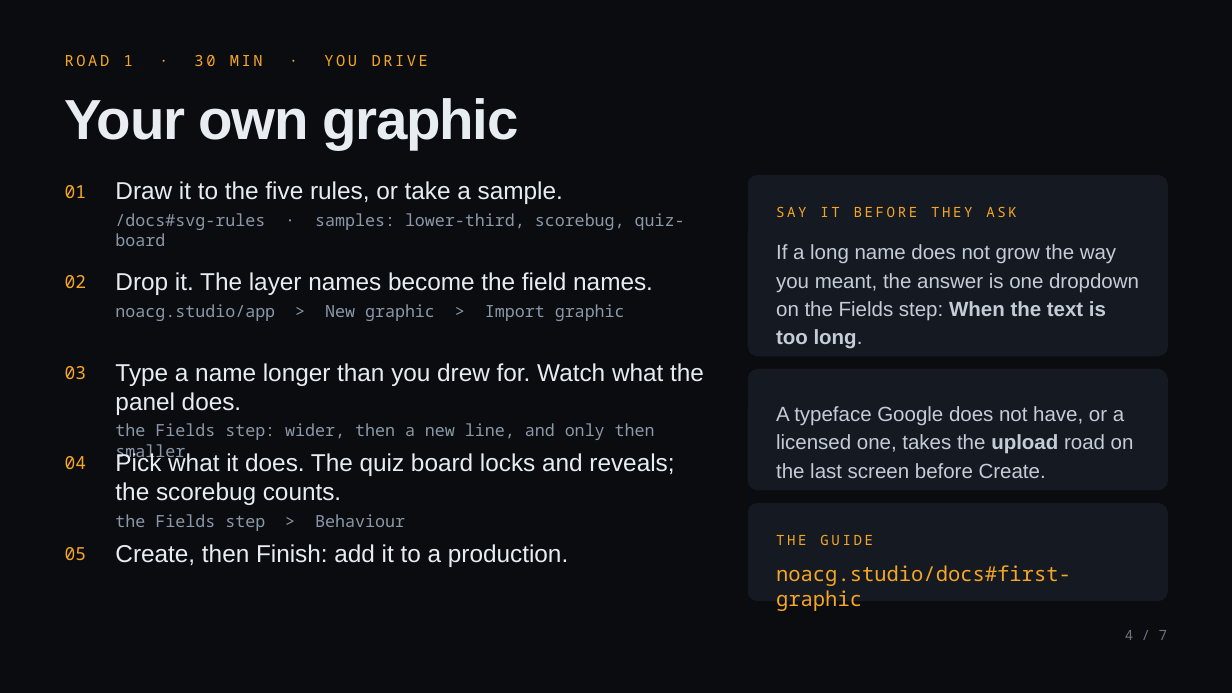
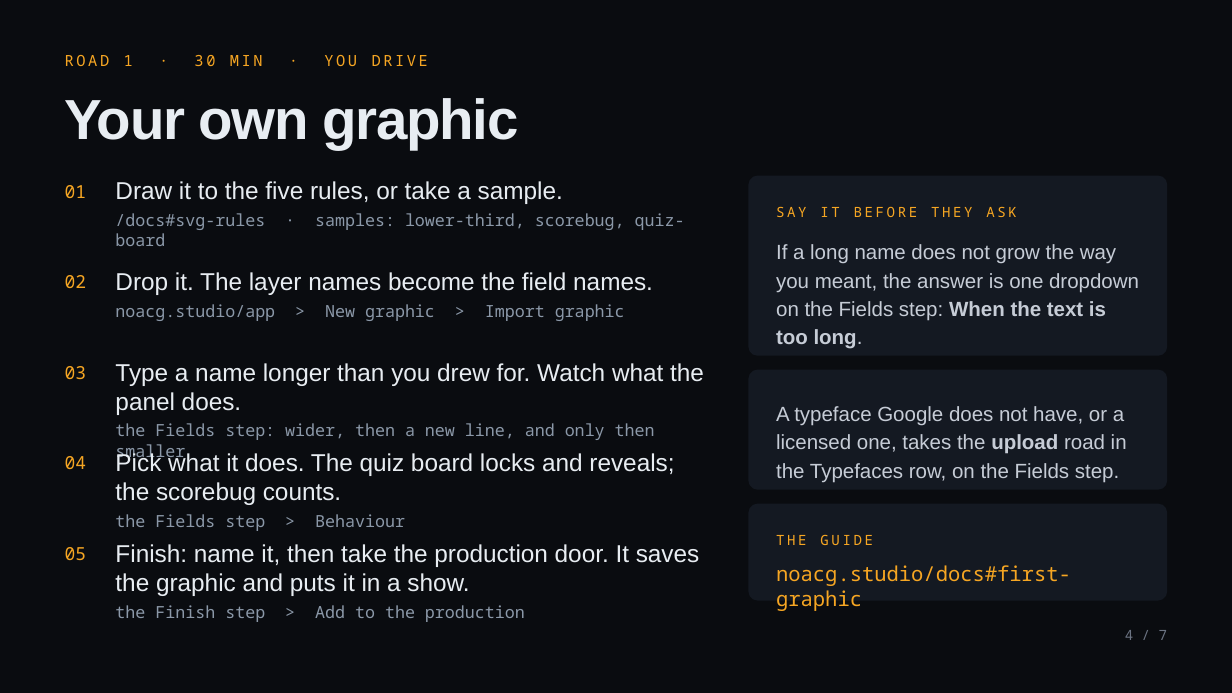
Before and after one commit to NoaCG/NoaCG-Studio, a slide deck: slide 4 of docs/presentation-2026-09-25/NoaCG-2026-09-25.pptx. Drawn at 1232x693 pixels with LibreOffice and Linux fonts; fonts in the diff are those of the drawing. Boxes give left, top, right and bottom in pixels: in the first picture for what was removed or moved away, otherwise in the second. Text is boxed around its words. In the diff, an @@ line names an element or a change of style, - is before the commit and + after.

```diff
--- a/docs/presentation-2026-09-25/NoaCG-2026-09-25.pptx
+++ b/docs/presentation-2026-09-25/NoaCG-2026-09-25.pptx
@@ rounded rectangle at (x1=749, y1=370, x2=1167, y2=490): outline #141922 1 pt to none @@
@@ text at (x1=776, y1=406, x2=1127, y2=483): text changed @@
-A typeface Google does not have, or a licensed one, takes the upload road on the last screen before Create.
+A typeface Google does not have, or a licensed one, takes the upload road in the Typefaces row, on the Fields step.
@@ text at (x1=115, y1=544, x2=700, y2=622): text changed @@
-Create, then Finish: add it to a production.
+Finish: name it, then take the production door. It saves the graphic and puts it in a show.
+the Finish step > Add to the production
```
Also in this commit, not shown: 5 other slides changed, 1 other file.
